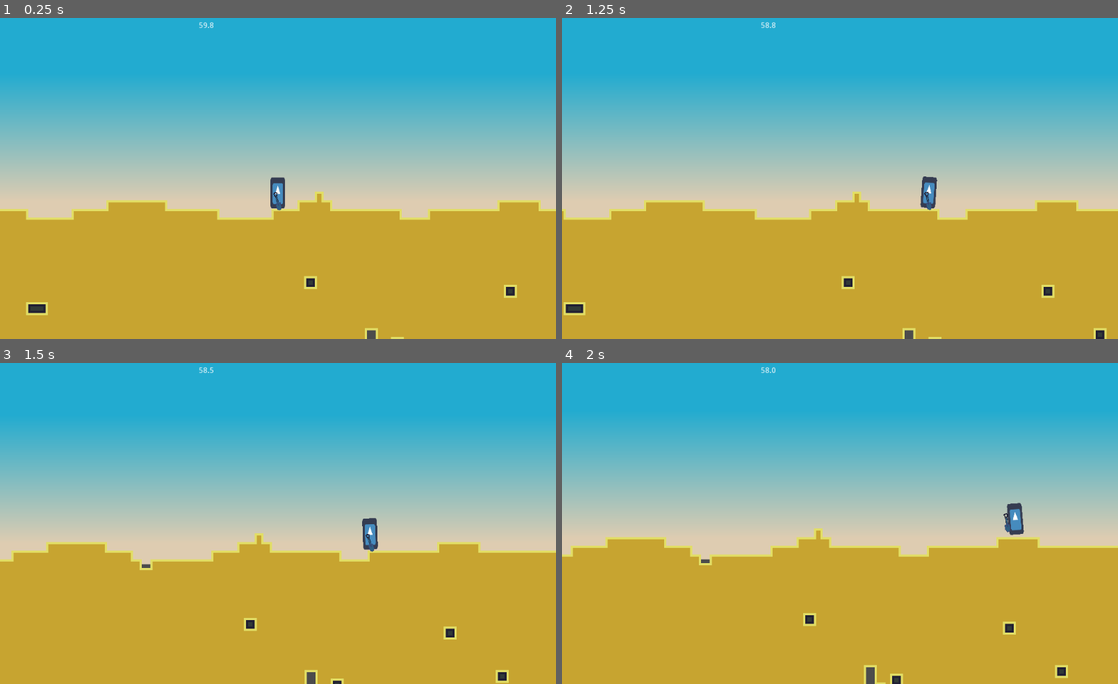
Above: before the commit, frames 1-4 (two rows, left to right).
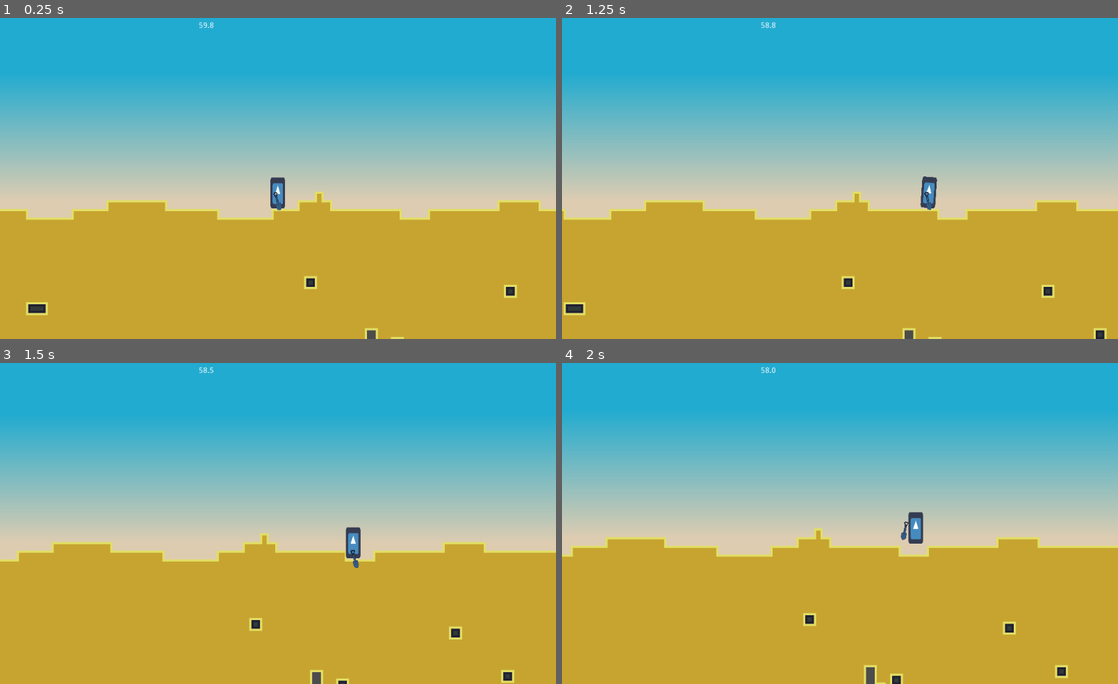
Above: after the commit, the same moments.

Repository: Eptwalabha/ld48
Game: Godot game, scene res://scenes/levels/map/CompetitionLevel.tscn
Two runs of this game, one before a commit and one after it. Both use one fixed random seed, a clock stepped at 60 frames per second and the inputs below. The engine's default icon, where the game draws it, is replaced by a stand-in: a white triangle on a blue panel in a dark square.
Inputs (mouse positions are in pixels of both pictures, inside the frame that each line leads up to):
- Up to frame 1 (0.25 s): no input
- Up to frame 2 (1.25 s): tap Enter at 0.5 s; move the mouse to (962, 159) at 0.52 s; hold Right (move_right) from 0.53 s (still down); hold E (action) from 0.53 s (still down); tap Space (move_jump) at 0.77 s
- Up to frame 3 (1.5 s): keep holding Right (move_right); move the mouse to (166, 536) at 1.27 s; release E (action) at 1.28 s; tap E (action) at 1.35 s
- Up to frame 4 (2 s): keep holding Right (move_right); tap Space (move_jump) at 1.52 s

Frames 1-2 are identical in both runs. In frame 3, 1.8% of the frame differs, in the area x 2-93%, y 48-100%; in frame 4, 0.8%.

Commit message:
add Explosive

Diff:
--- a/project.godot
+++ b/project.godot
@@ -23,6 +23,16 @@
 "class": "Bucket",
 "language": "GDScript",
 "path": "res://scenes/player/tools/Bucket.gd"
+}, {
+"base": "PlayerTool",
+"class": "Explosive",
+"language": "GDScript",
+"path": "res://scenes/player/tools/Explosive.gd"
+}, {
+"base": "RigidBody2D",
+"class": "Grenade",
+"language": "GDScript",
+"path": "res://scenes/player/tools/Grenade.gd"
 }, {
 "base": "Node2D",
 "class": "Level",
@@ -58,6 +68,8 @@
 "BaseTilemap": "",
 "BlockSelector": "",
 "Bucket": "",
+"Explosive": "",
+"Grenade": "",
 "Level": "",
 "LevelBase": "",
 "MapTrigger": "",
--- a/scenes/DirtBlock.gd
+++ b/scenes/DirtBlock.gd
@@ -2,13 +2,11 @@
 
 var type : int = 0
 var motionless : int = 0
-var first_impulse : Vector2 = Vector2.ZERO
 
 func initialize(new_position: Vector2, impulse: Vector2, block_type: int) -> void:
 	global_position = new_position
 	type = block_type
-	# apply_torque_impulse does not work for some reason.
-	apply_torque_impulse(randf() * 360.0 - 180.0)
+	angular_velocity = (randf() - 0.5) * 20
 	apply_central_impulse(impulse)
 	$SandParticle.emitting = true
 
--- a/scenes/game-autoload.gd
+++ b/scenes/game-autoload.gd
@@ -20,14 +20,14 @@
 }
 
 var is_shovel_unlocked = true
-var is_bucket_unlocked = true
+var is_bucket_unlocked = false
 var is_explosive_unlocked = false
 
 var player_money = 0
 var player_tools = {
-	"shovel": TOOL_QUALITY.NICE,
-	"bucket": TOOL_QUALITY.SUPER,
-	"explosive": 0
+	"shovel": TOOL_QUALITY.BASIC,
+	"bucket": TOOL_QUALITY.BASIC,
+	"explosive": 100
 }
 
 var shop = {
--- a/scenes/levels/map/CompetitionLevel.gd
+++ b/scenes/levels/map/CompetitionLevel.gd
@@ -2,7 +2,9 @@
 
 signal end_of_theard(thread)
 
-export(PackedScene) var Block
+var GrenadeScene = preload("res://scenes/player/tools/Grenade.tscn")
+var BlockScene = preload("res://scenes/DirtBlock.tscn")
+
 onready var countdown_label: Label = $CanvasLayer/CountdownStart
 onready var game_timer_label: Label = $CanvasLayer/Countdown
 onready var map: BaseTilemap = $Competion01
@@ -11,7 +13,6 @@
 onready var game_timer: Timer = $GameTimer
 var sec_start: int = 4
 var game_start: bool = false
-var threads: Array = []
 
 func _ready() -> void:
 	set_camera_limit(-400, 1800, 16, 1264)
@@ -51,6 +52,17 @@
 func update_timer_label() -> void:
 	game_timer_label.text = "%.1f" % game_timer.time_left
 
+func _spawn_blocks(args) -> void:
+	for block in args[0]:
+		yield(get_tree().create_timer(0.02), "timeout")
+		var physics_block = BlockScene.instance()
+		map.add_block(physics_block)
+		physics_block.initialize(block["position"], block["velocity"], block["type"])
+	emit_signal("end_of_theard", args[1])
+
+func _end_of_theard(thread: Thread):
+	thread.wait_to_finish()
+
 func _on_StartupTimer_timeout():
 	sec_start -= 1
 	if sec_start == 0:
@@ -70,36 +82,36 @@
 	player.dig()
 	var blocks = map.get_blocks(position, shovel.radius, shovel.filter)
 	var throw_position: Vector2 = player.throw_position.global_position
-	var thread = Thread.new()
-	threads.push_back(thread)
-	var blocks_type = []
+	var blocks_to_spawn = []
 	for block in blocks:
-		blocks_type.push_back(map.get_cellv(block))
+		var r = Vector2(randf() * 32.0 - 16.0, randf() * 32.0 - 16.0) * 5
+		blocks_to_spawn.append({
+			"type": map.get_cellv(block),
+			"position": player.throw_position.global_position,
+			"velocity": direction + r,
+		})
 		map.set_cellv(block, -1)
 		map.update_bitmask_area(block)
-	thread.start(self, "_spawn_blocks", [blocks_type, throw_position, direction, thread])
-
-func _spawn_blocks(args) -> void:
-	var types: Array = args[0]
-	var from: Vector2 = args[1]
-	var direction: Vector2 = args[2]
-	for type in types:
-		yield(get_tree().create_timer(0.02), "timeout")
-		var physics_block = Block.instance()
-		var r = Vector2(randf() * 32.0 - 16.0, randf() * 32.0 - 16.0) * 5
-		map.add_block(physics_block)
-		physics_block.initialize(from, direction + r, type)
-	emit_signal("end_of_theard", args[3])
-
-func _end_of_theard(thread: Thread):
-	thread.wait_to_finish()
+	if len(blocks_to_spawn) == 0:
+		return
+	var thread = Thread.new()
+	thread.start(self, "_spawn_blocks", [blocks_to_spawn, thread])
 
 func _on_Player_empty_bucket(position: Vector2, blocks: Array, bucket: Bucket):
 	bucket.empty()
 	var x = 300 if position.x > player.global_position.x else -300
-	var throw_position: Vector2 = player.throw_position.global_position
+	var blocks_to_spawn = []
+	for block_type in blocks:
+		var r = Vector2(randf() * 32.0 - 16.0, randf() * 32.0 - 16.0) * 5
+		blocks_to_spawn.append({
+			"type": block_type,
+			"position": player.throw_position.global_position,
+			"velocity": Vector2(x, 200) + r,
+		})
+	if len(blocks_to_spawn) == 0:
+		return
 	var thread = Thread.new()
-	thread.start(self, "_spawn_blocks", [blocks, throw_position, Vector2(x, 200), thread])
+	thread.start(self, "_spawn_blocks", [blocks_to_spawn, thread])
 
 func _on_Player_fill_bucket(position: Vector2, capacity_left: int, bucket: Bucket):
 	var blocks = map.get_blocks(position, bucket.radius, bucket.filter)
@@ -115,5 +127,31 @@
 		map.set_cellv(block, -1)
 		map.update_bitmask_area(block)
 
-func _on_Player_throw_grenade(_position, _grenade):
-	pass
+func _on_Player_spawn_explosive(position, direction, explosive):
+	var grenade = GrenadeScene.instance()
+	var throw_position: Vector2 = player.throw_position.global_position
+	grenade.initialize(throw_position, direction, explosive.filter)
+	map.add_child(grenade)
+	grenade.connect("blow_up", self, "_on_Grenade_blowup", [grenade])
+
+func _on_Grenade_blowup(position, force, radius, grenade: Grenade) -> void:
+	var blocks = map.get_blocks(position, radius, grenade.filter)
+	var blocks_to_spawn = []
+	for block in blocks:
+		var r = randf()
+		if r > .9:
+			continue
+		elif r > .6:
+			var block_position = map.to_global(map.map_to_world(block))
+			blocks_to_spawn.append({
+				"type": map.get_cellv(block),
+				"position": block_position - Vector2(0, 32),
+				"velocity": (block_position - position).normalized() * grenade.force,
+			})
+		else:
+			map.set_cellv(block, -1)
+			map.update_bitmask_area(block)
+	if len(blocks_to_spawn) == 0:
+		return
+	var thread = Thread.new()
+	thread.start(self, "_spawn_blocks", [blocks_to_spawn, thread])
--- a/scenes/levels/map/CompetitionLevel.tscn
+++ b/scenes/levels/map/CompetitionLevel.tscn
@@ -1,16 +1,14 @@
-[gd_scene load_steps=6 format=2]
+[gd_scene load_steps=5 format=2]
 
 [ext_resource path="res://scenes/levels/Level.tscn" type="PackedScene" id=1]
 [ext_resource path="res://scenes/levels/tilemaps/Competion-01.tscn" type="PackedScene" id=2]
 [ext_resource path="res://scenes/levels/map/CompetitionLevel.gd" type="Script" id=3]
-[ext_resource path="res://scenes/DirtBlock.tscn" type="PackedScene" id=4]
 
 [sub_resource type="RectangleShape2D" id=1]
 extents = Vector2( 20, 2000 )
 
 [node name="CompetitionLevel" instance=ExtResource( 1 )]
 script = ExtResource( 3 )
-Block = ExtResource( 4 )
 
 [node name="Competion01" parent="." index="1" instance=ExtResource( 2 )]
 
@@ -57,6 +55,7 @@
 
 [connection signal="empty_bucket" from="Player" to="." method="_on_Player_empty_bucket"]
 [connection signal="fill_bucket" from="Player" to="." method="_on_Player_fill_bucket"]
+[connection signal="spawn_explosive" from="Player" to="." method="_on_Player_spawn_explosive"]
 [connection signal="throw_dirt_shovel" from="Player" to="." method="_on_Player_throw_dirt_shovel"]
 [connection signal="timeout" from="StartupTimer" to="." method="_on_StartupTimer_timeout"]
 [connection signal="timeout" from="GameTimer" to="." method="_on_GameTimer_timeout"]
--- a/scenes/levels/tilemaps/BaseTilemap.gd
+++ b/scenes/levels/tilemaps/BaseTilemap.gd
@@ -28,7 +28,6 @@
 func get_blocks(position: Vector2, radius: float, filter: Array) -> Array:
 	var p = world_to_map(position)
 	var list = []
-	var neighbors = [Vector2.LEFT, Vector2.UP, Vector2.DOWN, Vector2.RIGHT]
 	for x in range(-radius, radius + 1):
 		for y in range(-radius, radius + 1):
 			var d = Vector2(x, y)
--- a/scenes/player/Player.gd
+++ b/scenes/player/Player.gd
@@ -5,6 +5,7 @@
 signal throw_dirt_shovel(from, direction, shovel)
 signal fill_bucket(position, bucket)
 signal empty_bucket(position, blocks, bucket)
+signal spawn_explosive(position, direction, explosive)
 
 export(float) var j_duration := .5
 export(float) var j_tiles := 5.0
@@ -13,9 +14,11 @@
 
 var ShovelScene = preload("res://scenes/player/tools/Shovel.tscn")
 var BucketScene = preload("res://scenes/player/tools/Bucket.tscn")
+var ExplosiveScene = preload("res://scenes/player/tools/Explosive.tscn")
 
 var shovel: Shovel = null
 var bucket: Bucket = null
+var explosive: Explosive = null
 
 onready var anim_tree : AnimationTree = $AnimationTree
 onready var throw_position: Position2D = $Pivot/Dirt
@@ -61,6 +64,12 @@
 		bucket.connect("empty", self, "_on_Bucket_empty")
 		add_child(bucket)
 		current_tool = bucket
+	if GameAutoload.is_explosive_unlocked:
+		explosive = ExplosiveScene.instance()
+		explosive.initialize(GameAutoload.player_tools["explosive"])
+		explosive.connect("spawn", self, "_on_Explosive_spawn")
+		add_child(explosive)
+		current_tool = explosive
 
 func dig() -> void:
 	if is_digging():
@@ -158,3 +167,7 @@
 
 func _on_Bucket_empty(position: Vector2, blocks: Array) -> void:
 	emit_signal("empty_bucket", position, blocks, bucket)
+
+func _on_Explosive_spawn(from: Vector2, to: Vector2, force: int) -> void:
+	var direction = (to - from).normalized() * force
+	emit_signal("spawn_explosive", from, direction, explosive)
--- /dev/null
+++ b/scenes/player/tools/Explosive.gd
@@ -0,0 +1,20 @@
+class_name Explosive extends PlayerTool
+
+signal spawn(position, direction)
+
+var start_position: Vector2 = Vector2.ZERO
+var amount: int = 0
+var filter: Array = []
+
+func initialize(the_amount: int) -> void:
+	filter = get_block_filters(GameAutoload.TOOL_QUALITY.SUPER)
+	amount = the_amount
+
+func action_start(position: Vector2) -> void:
+	if amount > 0:
+		start_position = position
+
+func action_end(position: Vector2) -> void:
+	if amount > 0:
+		amount -= 1
+		emit_signal("spawn", start_position, position, 800)
--- /dev/null
+++ b/scenes/player/tools/Explosive.tscn
@@ -0,0 +1,6 @@
+[gd_scene load_steps=2 format=2]
+
+[ext_resource path="res://scenes/player/tools/Explosive.gd" type="Script" id=1]
+
+[node name="Explosive" type="Node2D"]
+script = ExtResource( 1 )
--- /dev/null
+++ b/scenes/player/tools/Grenade.gd
@@ -0,0 +1,22 @@
+class_name Grenade extends RigidBody2D
+
+signal blow_up(position, force, radius)
+
+var timeout: int = 4
+var force: float = 1000.0
+var radius: float = 5.0
+var filter: Array = []
+
+func initialize(new_position: Vector2, impulse: Vector2, the_filter: Array) -> void:
+	global_position = new_position
+	angular_velocity = (randf() - 0.5) * 20
+	filter = the_filter
+	apply_central_impulse(impulse)
+
+func _on_Timer_timeout():
+	timeout -= 1
+	if timeout == 0:
+		emit_signal("blow_up", global_position, force, radius)
+		queue_free()
+	else:
+		$Timer.start()
--- /dev/null
+++ b/scenes/player/tools/Grenade.tscn
@@ -0,0 +1,31 @@
+[gd_scene load_steps=5 format=2]
+
+[ext_resource path="res://icon.png" type="Texture" id=1]
+[ext_resource path="res://scenes/player/tools/Grenade.gd" type="Script" id=2]
+
+[sub_resource type="PhysicsMaterial" id=2]
+friction = 0.8
+bounce = 0.2
+
+[sub_resource type="CapsuleShape2D" id=1]
+radius = 5.0
+height = 10.0
+
+[node name="Grenade" type="RigidBody2D"]
+collision_layer = 0
+collision_mask = 18
+mass = 0.5
+physics_material_override = SubResource( 2 )
+script = ExtResource( 2 )
+
+[node name="icon" type="Sprite" parent="."]
+scale = Vector2( 0.179999, 0.360001 )
+texture = ExtResource( 1 )
+
+[node name="CollisionShape2D" type="CollisionShape2D" parent="."]
+shape = SubResource( 1 )
+
+[node name="Timer" type="Timer" parent="."]
+autostart = true
+
+[connection signal="timeout" from="Timer" to="." method="_on_Timer_timeout"]
--- a/scenes/player/tools/PlayerTool.gd
+++ b/scenes/player/tools/PlayerTool.gd
@@ -6,10 +6,10 @@
 func initialize(_quality: int) -> void:
 	pass
 
-func action_start(_mouse: Vector2) -> void:
+func action_start(_position: Vector2) -> void:
 	pass
 
-func action_end(_mouse: Vector2) -> void:
+func action_end(_position: Vector2) -> void:
 	pass
 
 func get_block_filters(quality: int) -> Array:
--- a/scenes/player/tools/Shovel.gd
+++ b/scenes/player/tools/Shovel.gd
@@ -19,8 +19,9 @@
 		QUALITY.SUPER: return 2.0
 		_: return 0.5
 
-func action_start(mouse: Vector2) -> void:
-	start_position = mouse
+func action_start(position: Vector2) -> void:
+	start_position = position
 
-func action_end(mouse: Vector2) -> void:
-	emit_signal("throw", start_position, mouse, 800)
+func action_end(position: Vector2) -> void:
+	if (start_position - position).length() > 16:
+		emit_signal("throw", start_position, position, 800)
